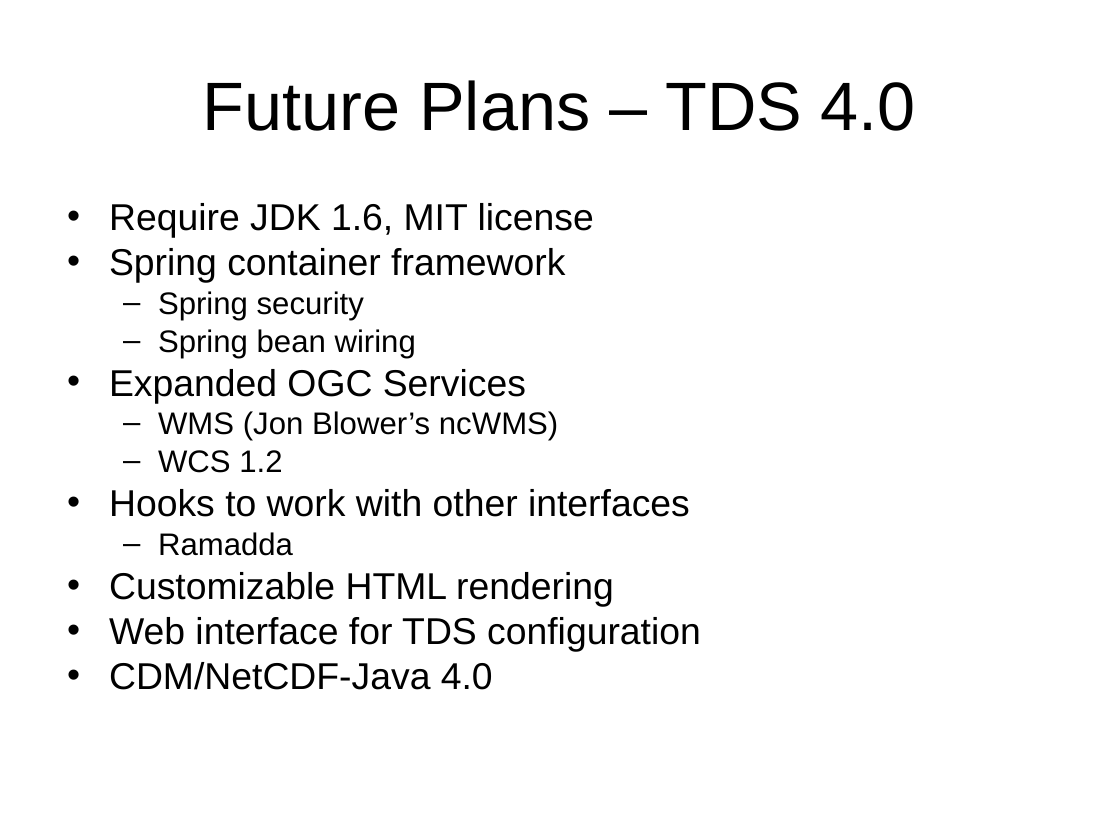
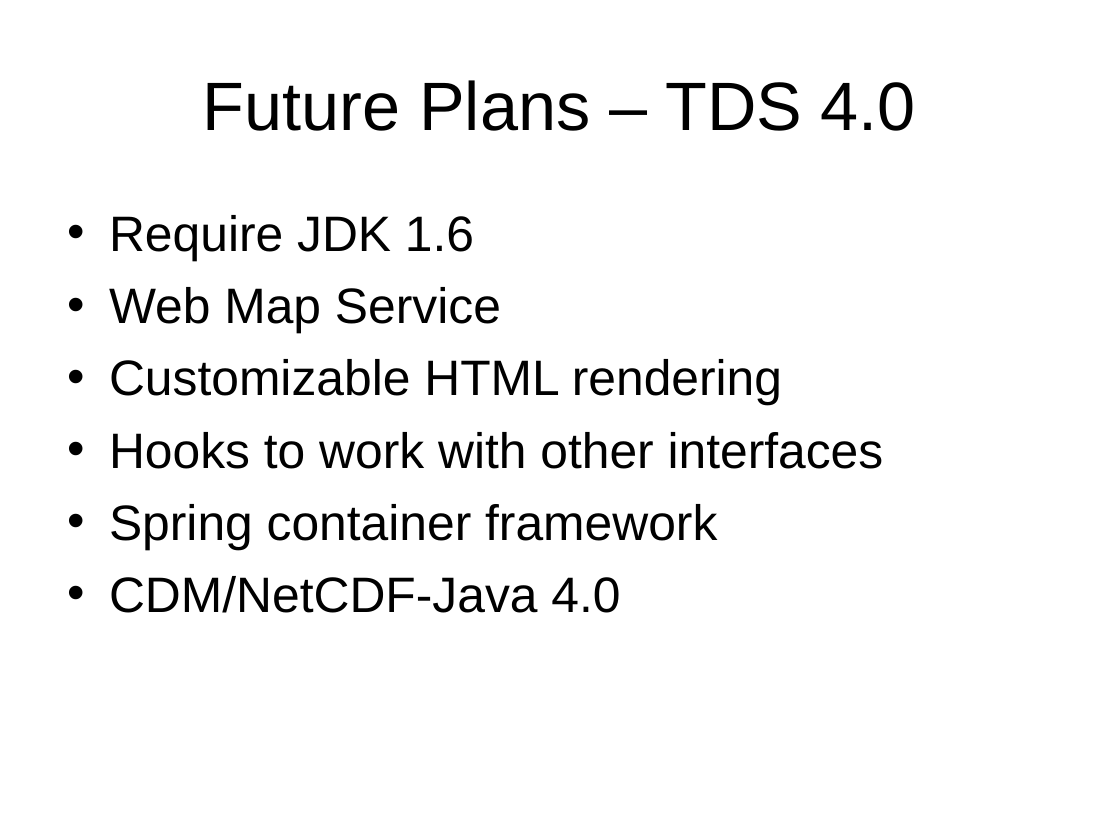
Before and after one commit to ooici-eoi/THREDDS, a slide deck: slide 2 of docs/web/thredds/tech/tutorial/TDS4.ppt. Drawn at 1120x840 pixels with LibreOffice and Linux fonts; fonts in the diff are those of the drawing; background and template pictures are left out. Boxes give left, top, right and bottom in pixels: in the first picture for what was removed or moved away, otherwise in the second. Text is boxed around its words. In the diff, an @@ line names an element or a change of style, - is before the commit and + after.

```diff
--- a/docs/web/thredds/tech/tutorial/TDS4.ppt
+++ b/docs/web/thredds/tech/tutorial/TDS4.ppt
@@ text at (109,215,884,469): text changed; size 24 to 32 pt @@
-• Require JDK 1.6, MIT license
+• Require JDK 1.6
+• Web Map Service
+• Customizable HTML rendering
+• Hooks to work with other interfaces
@@ text at (109,291,701,652): paragraphs removed @@
-  – Spring security
-  – Spring bean wiring
-• Expanded OGC Services
-  – WMS (Jon Blower’s ncWMS)
-  – WCS 1.2
-• Hooks to work with other interfaces
-  – Ramadda
-• Customizable HTML rendering
-• Web interface for TDS configuration
@@ text at (109,504,717,613): size 24 to 32 pt in "Spring container framework", "CDM/NetCDF-Java 4.0"; line spacing 0.8 to 1; more space between paragraphs @@
```
Also in this commit, not shown: 2 other slides changed, 2 slides added, 3 other files.
